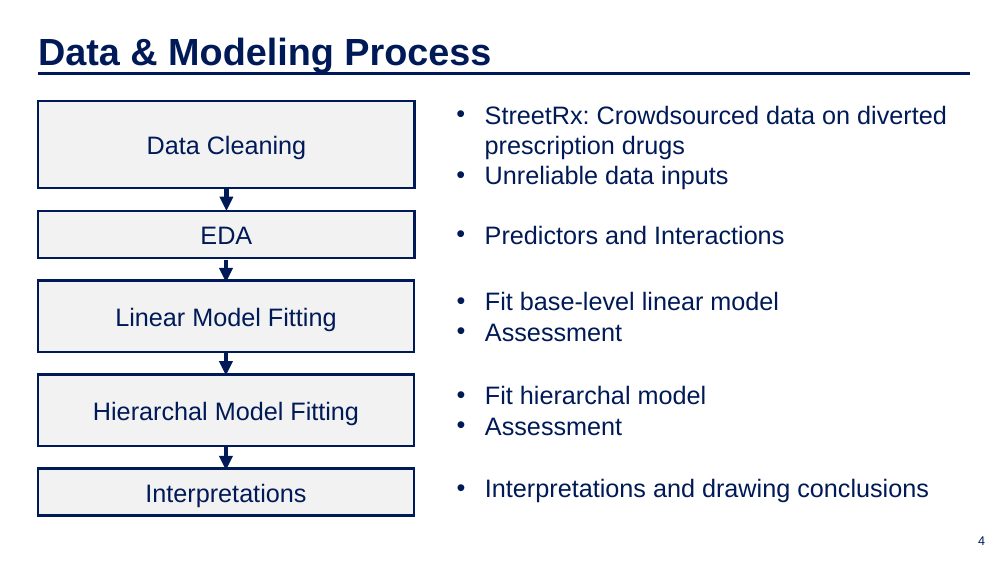
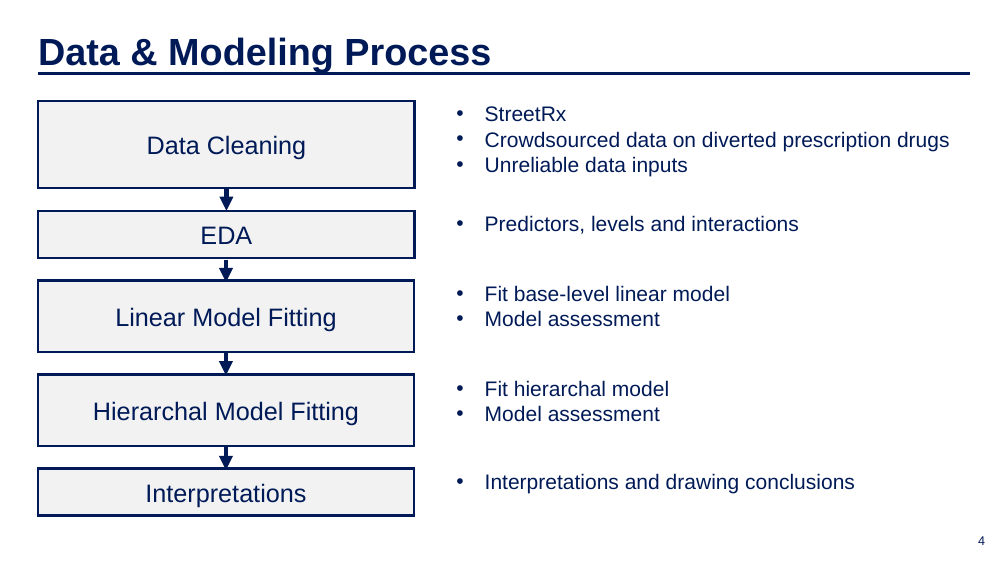
Before and after one commit to IDS-702-F21/team-project-2-streetrx-and-voting-in-nc-yellowfellows, a slide deck: slide 4 of Presentation/slide_deck.pptx. Drawn at 1008x567 pixels with LibreOffice and Linux fonts; fonts in the diff are those of the drawing; background and template pictures are left out. Boxes give left, top, right and bottom in pixels: in the first picture for what was removed or moved away, otherwise in the second. Text is boxed around its words. In the diff, an @@ line names an element or a change of style, - is before the commit and + after.

```diff
--- a/Presentation/slide_deck.pptx
+++ b/Presentation/slide_deck.pptx
@@ text at box(485, 106, 950, 151): text changed; size 24 to 20 pt @@
-• StreetRx: Crowdsourced data on diverted prescription drugs
+• StreetRx
+• Crowdsourced data on diverted prescription drugs
@@ text at box(485, 156, 688, 176): size 24 to 20 pt in "Unreliable data inputs" @@
@@ text at box(485, 215, 798, 234): text changed; size 24 to 20 pt @@
-• Predictors and Interactions
+• Predictors, levels and interactions
@@ text at box(485, 285, 730, 302): size 24 to 20 pt in "Fit base-level linear model" @@
@@ text at box(485, 310, 660, 327): text changed; size 24 to 20 pt @@
-• Assessment
+• Model assessment
@@ text at box(485, 380, 669, 397): size 24 to 20 pt in "Fit hierarchal model" @@
@@ text at box(485, 405, 660, 422): text changed; size 24 to 20 pt @@
-• Assessment
+• Model assessment
@@ text "Interpretations and drawing conclusions" at box(485, 473, 855, 493): size 24 to 20 pt @@
```
Also in this commit, not shown: 5 other slides changed, 2 slides added, 1 slide removed, 2 other files.
